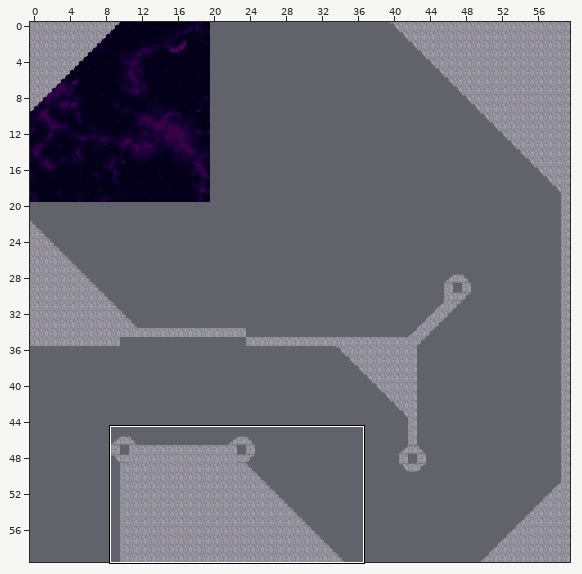
Tiled map (JSON), stored at core/assets/levels/level_4/level_4.tmj. The first picture is a wide view before the edit; the outline marks the close-up.
Close-up. As it was:
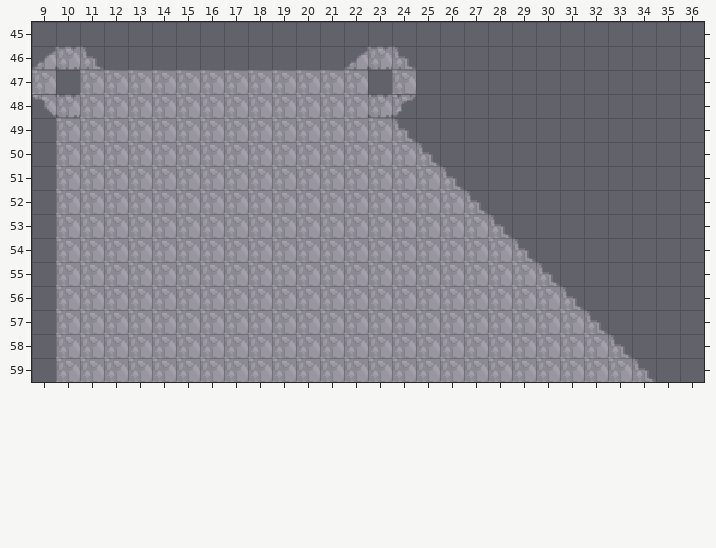
Cells are 16x16 px. Shown: x 9..36, y 45..59. The commit also changed other parts of the map, which this record leaves out.
After:
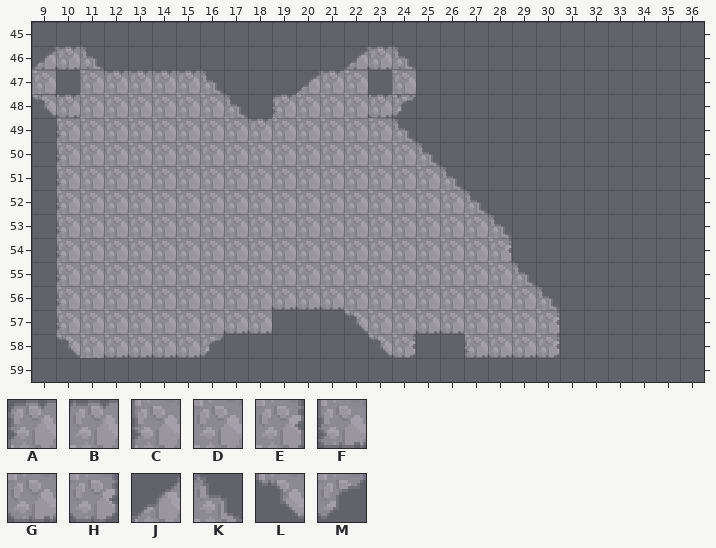
Key: from "tileset": A 0 "GameObject", B 1 "GameObject", C 16 "GameObject", D 17 "GameObject", E 18 "GameObject", F 32 "GameObject", G 33 "GameObject", H 34 "GameObject", J 66 "GameObject", K 67 "GameObject", L 82 "GameObject", M 83 "GameObject".
_ is an empty cell.
Changes in this commit:
Layer "Tile Layer 1":
y 47: x 12..21 DDDDDDDDDD -> BBBBK___JB
y 48: x 17..19 DDD -> K_A
y 49: x 10 D -> C; x 18 D -> B
y 50..53: x 10 D -> C
y 54: x 10 D -> C; x 28..29 DK -> E_
y 55: x 10 D -> C; x 29..30 DK -> K_
y 56: x 10 D -> C; x 19..21 DDD -> GGG; x 30..31 DK -> K_
y 57: x 10 D -> C; x 17..22 DDDDDD -> GG___L; x 25..26 DD -> GG; x 30..32 DDK -> E__
y 58: x 10 D -> L; x 12..33 DDDDDDDDDDDDDDDDDDDDDK -> GGGGM______LH__FGGH___
y 59: x 10..34 DDDDDDDDDDDDDDDDDDDDDDDDK -> _________________________
